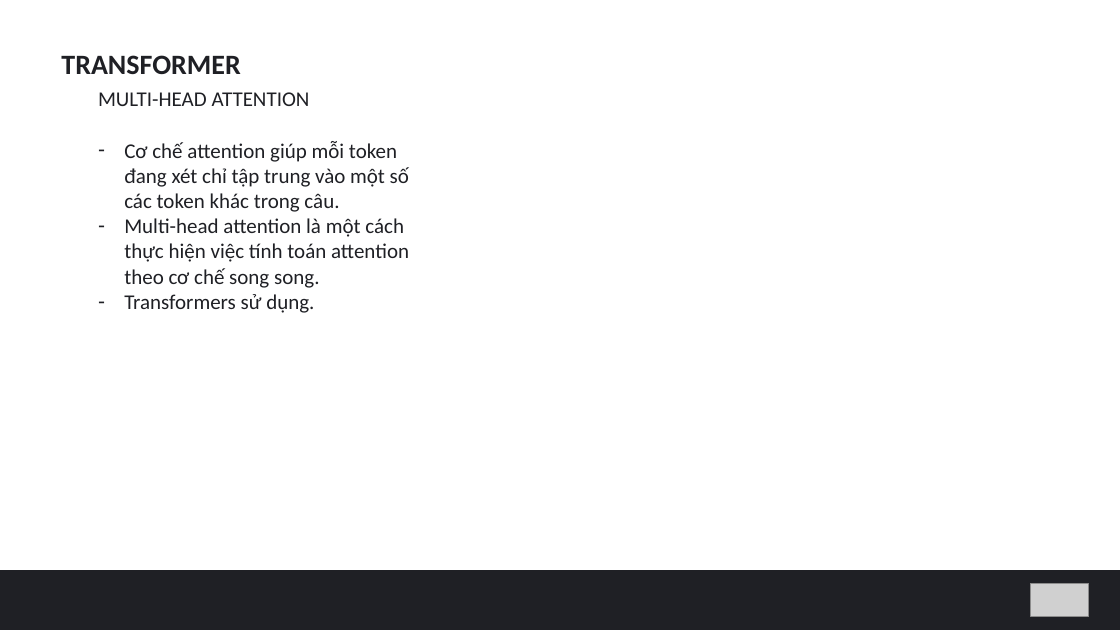
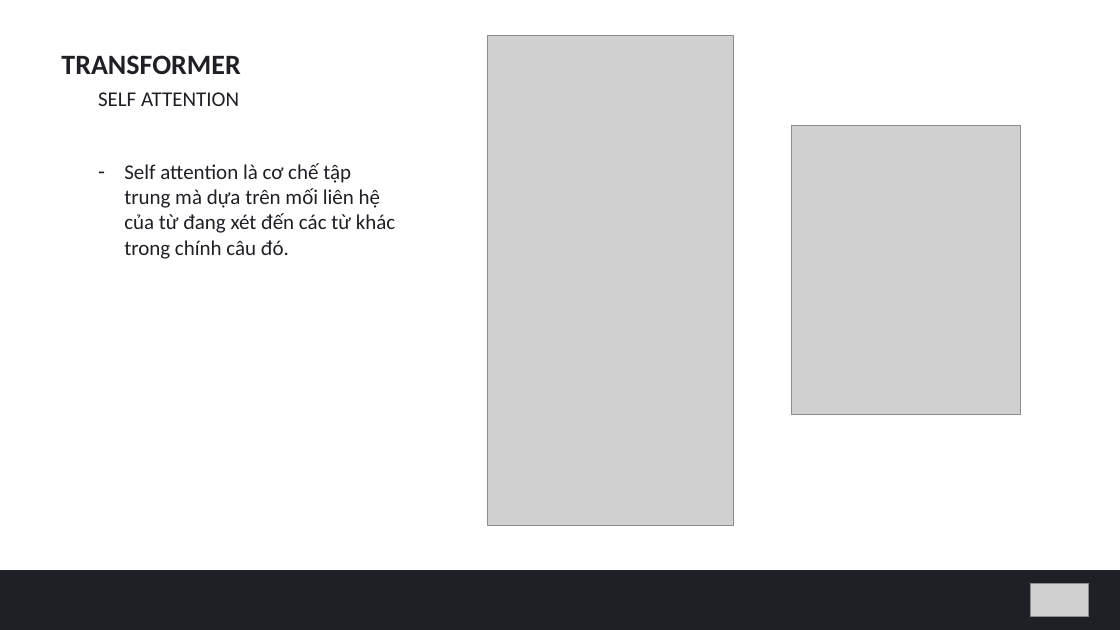
Before and after one commit to hungvm2/MoD_machine_learning, a slide deck: slide 10 of slide1.pptx (slide 9 before the commit). Drawn at 1120x630 pixels with LibreOffice and Linux fonts; fonts in the diff are those of the drawing; grey boxes stand for pictures. Boxes give left, top, right and bottom in pixels: in the first picture for what was removed or moved away, otherwise in the second. Text is boxed around its words. In the diff, an @@ line names an element or a change of style, - is before the commit and + after.

```diff
--- a/slide1.pptx
+++ b/slide1.pptx
@@ picture added at [487, 36, 734, 526] @@
@@ text at [98, 92, 239, 106]: text changed @@
-MULTI-HEAD ATTENTION
+SELF ATTENTION
@@ picture added at [791, 125, 1021, 414] @@
@@ text at [124, 163, 395, 259]: text changed @@
-– Cơ chế attention giúp mỗi token đang xét chỉ tập trung vào một số các token khác trong câu.
-– Multi-head attention là một cách thực hiện việc tính toán attention theo cơ chế song song.
-– Transformers sử dụng.
+– Self attention là cơ chế tập trung mà dựa trên mối liên hệ của từ đang xét đến các từ khác trong chính câu đó.
```
Also in this commit, not shown: 4 other slides changed, 3 slides added, 1 slide removed, 3 other files.
